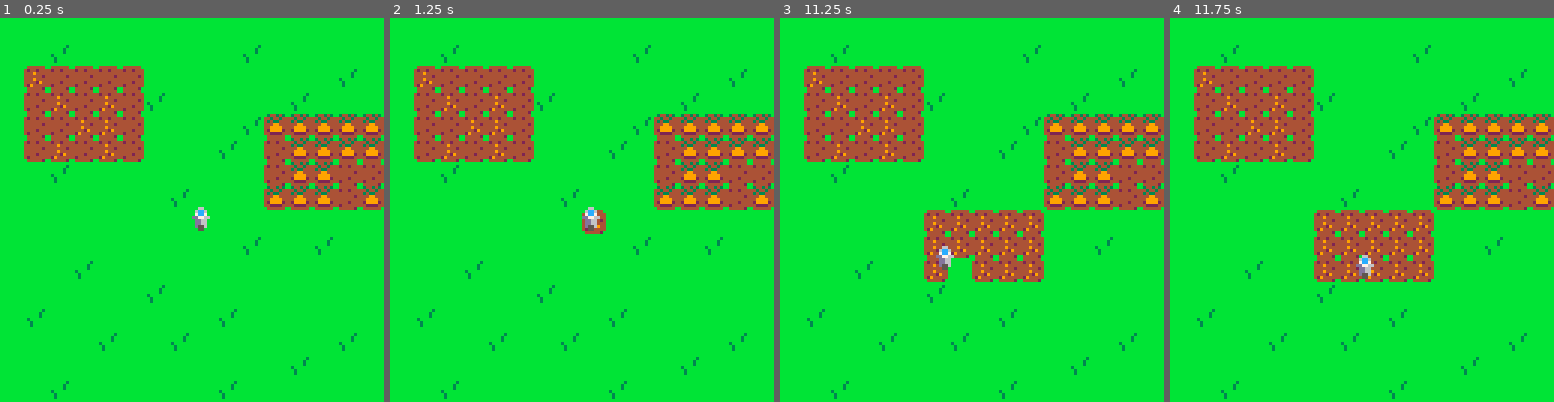
Above: before the commit, frames 1-4 (left to right).
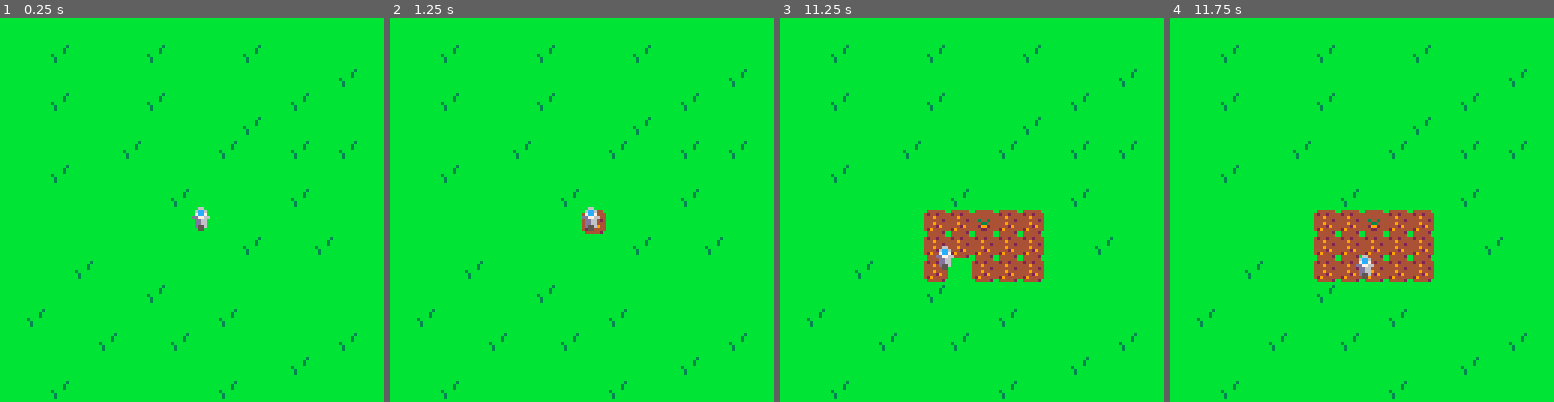
Above: after the commit, the same moments.

Repository: ritasker/SunDropHill
Game: PICO-8 cartridge sundrop_hill.p8
Same seed, same stepped clock (60 frames per second), same inputs: the game is played once before the commit and once after it.
Inputs:
- Up to frame 1 (0.25 s): no input
- Up to frame 2 (1.25 s): tap X (X key) at 1.07 s
- Up to frame 3 (11.25 s): hold Left 1.97-2.37 s; tap X (X key) every 0.33 s from 2.07 to 11.07 s; hold Down 2.42-2.82 s; hold Right 2.87-3.53 s; hold Up 3.58-4.08 s; hold Right 4.13-4.53 s; hold Down 4.58-5.08 s; hold Left 5.13-5.8 s; hold Up 5.85-6.18 s; hold Left 6.23-6.63 s; hold Down 6.68-7.08 s; hold Right 7.13-7.8 s; hold Up 7.85-8.35 s; hold Right 8.4-8.8 s; hold Down 8.85-9.35 s; hold Left 9.4-10.07 s; hold Up 10.12-10.45 s; hold Left 10.5-10.9 s; hold Down from 10.95 s (still down)
- Up to frame 4 (11.75 s): release Down at 11.35 s; tap X (X key) at 11.4, 11.73 s; hold Right from 11.4 s (still down)

The runs differ from the first frame. In frame 1, 15% of the frame differs, in the area x 6-100%, y 7-50%; in frame 2, 15%; in frame 3, 15%, in the area x 6-100%, y 7-57%; in frame 4, 15%.

Commit message:
Split code into seperate file, added seeds growing

Diff:
--- /dev/null
+++ b/entities/crops.lua
@@ -0,0 +1,36 @@
+function icrops()
+  seeds={}
+end
+
+function ucrops()
+  if btn(❎) then
+    plant_seeds()
+  end
+
+  grow_seeds()
+end
+
+function grow_seeds()
+  for s in all(seeds) do
+    s.tig+=1
+
+    if s.tig>300 then
+      mset(s.x,s.y,4)
+    end
+  end
+end
+
+function plant_seeds()
+  local ptx=flr((plr.x+4)/8)
+  local pty=flr((plr.y+4)/8)
+  local pt=mget(ptx,pty)
+
+  if pt==0 or pt==1 or pt==2 then
+   mset(ptx,pty,3)
+   add(seeds,{
+    x=ptx,
+    y=pty,
+    tig=0
+  })
+  end
+end
--- /dev/null
+++ b/entities/player.lua
@@ -0,0 +1,23 @@
+-- player --
+function iplr()
+  plr={
+    x=63,
+    y=63
+  }
+end
+
+function uplr() -- add new sprits for movement directions
+  if btn(➡️) then
+    plr.x+=1
+  elseif btn(⬅️) then
+    plr.x-=1
+  elseif btn(⬆️) then
+    plr.y-=1
+  elseif btn(⬇️) then
+    plr.y+=1
+  end
+end
+
+function dplr()
+  spr(12,plr.x,plr.y)
+end
--- a/sundrop_hill.p8
+++ b/sundrop_hill.p8
@@ -1,12 +1,17 @@
 pico-8 cartridge // http://www.pico-8.com
 version 42
 __lua__
+#include entities/crops.lua
+#include entities/player.lua
+
 function _init()
  iplr()
+ icrops()
 end
 
 function _update()
  uplr()
+ ucrops()
 end
 
 function _draw()
@@ -14,48 +19,8 @@
  map()
  dplr()
 end
--->8
--- player --
-
-function iplr()
- plr={
-  x=63,
-  y=63
- }
-end
-
-function uplr()
- -- move
- if btn(➡️) then
-  plr.x+=1
- elseif btn(⬅️) then
-  plr.x-=1
- elseif btn(⬆️) then
-  plr.y-=1
- elseif btn(⬇️) then
-  plr.y+=1
- end
-
- -- plant seeds
- local ptx=flr((plr.x+4)/8)
- local pty=flr((plr.y+4)/8)
-
- if btn(❎) then
-  local pt=mget(ptx,pty)
-
-  if pt==0 or pt==1 then
-   mset(ptx,pty,2)
-  elseif pt==2 then
-  	mset(ptx,pty,3)
-  end
- end
 
 
-end
-
-function dplr()
- spr(12,plr.x,plr.y)
-end
 __gfx__
 00000000000000000444444004444440044444400344343000000000000000000000000000000000000000000000000000066000000000000000000000000000
 000000000000003042442444424424444444444444344344000000000000000000000000000000000000000000000000006cc600000000000000000000000000
@@ -75,13 +40,13 @@
 00000000000000000000000000990000000000000000000000000000000000000000000000000000000000000000000000000000000000000000000000000000
 __map__
 0000000000000000000000000000000000000000000000000000000000000000000000000000000000000000000000000000000000000000000000000000000000000000000000000000000000000000000000000000000000000000000000000000000000000000000000000000000000000000000000000000000000000000
-0000010000000000000001000000000000000000000000000000000000000000000000000000000000000000000000000000000000000000000000000000000000000000000000000000000000000000000000000000000000000000000000000000000000000000000000000000000000000000000000000000000000000000
-0003020202020000000000000000010000000000000000000000000000000000000000000000000000000000000000000000000000000000000000000000000000000000000000000000000000000000000000000000000000000000000000000000000000000000000000000000000000000000000000000000000000000000
-0002030203020100000000000100000000000000000000000000000000000000000000000000000000000000000000000000000000000000000000000000000000000000000000000000000000000000000000000000000000000000000000000000000000000000000000000000000000000000000000000000000000000000
-0002020303020000000001050505050500000000000000000000000000000000000000000000000000000000000000000000000000000000000000000000000000000000000000000000000000000000000000000000000000000000000000000000000000000000000000000000000000000000000000000000000000000000
-0002030203020000000100020505050500000000000000000000000000000000000000000000000000000000000000000000000000000000000000000000000000000000000000000000000000000000000000000000000000000000000000000000000000000000000000000000000000000000000000000000000000000000
-0000010000000000000000020505020200000000000000000000000000000000000000000000000000000000000000000000000000000000000000000000000000000000000000000000000000000000000000000000000000000000000000000000000000000000000000000000000000000000000000000000000000000000
-0000000000000001000000050505020500000000000000000000000000000000000000000000000000000000000000000000000000000000000000000000000000000000000000000000000000000000000000000000000000000000000000000000000000000000000000000000000000000000000000000000000000000000
+0000010000000100000001000000000000000000000000000000000000000000000000000000000000000000000000000000000000000000000000000000000000000000000000000000000000000000000000000000000000000000000000000000000000000000000000000000000000000000000000000000000000000000
+0000000000000000000000000000010000000000000000000000000000000000000000000000000000000000000000000000000000000000000000000000000000000000000000000000000000000000000000000000000000000000000000000000000000000000000000000000000000000000000000000000000000000000
+0000010000000100000000000100000000000000000000000000000000000000000000000000000000000000000000000000000000000000000000000000000000000000000000000000000000000000000000000000000000000000000000000000000000000000000000000000000000000000000000000000000000000000
+0000000000000000000001000000000000000000000000000000000000000000000000000000000000000000000000000000000000000000000000000000000000000000000000000000000000000000000000000000000000000000000000000000000000000000000000000000000000000000000000000000000000000000
+0000000000010000000100000100010000000000000000000000000000000000000000000000000000000000000000000000000000000000000000000000000000000000000000000000000000000000000000000000000000000000000000000000000000000000000000000000000000000000000000000000000000000000
+0000010000000000000000000000000000000000000000000000000000000000000000000000000000000000000000000000000000000000000000000000000000000000000000000000000000000000000000000000000000000000000000000000000000000000000000000000000000000000000000000000000000000000
+0000000000000001000000000100000000000000000000000000000000000000000000000000000000000000000000000000000000000000000000000000000000000000000000000000000000000000000000000000000000000000000000000000000000000000000000000000000000000000000000000000000000000000
 0000000000000000000000000000000000000000000000000000000000000000000000000000000000000000000000000000000000000000000000000000000000000000000000000000000000000000000000000000000000000000000000000000000000000000000000000000000000000000000000000000000000000000
 0000000000000000000001000001000000000000000000000000000000000000000000000000000000000000000000000000000000000000000000000000000000000000000000000000000000000000000000000000000000000000000000000000000000000000000000000000000000000000000000000000000000000000
 0000000100000000000000000000000000000000000000000000000000000000000000000000000000000000000000000000000000000000000000000000000000000000000000000000000000000000000000000000000000000000000000000000000000000000000000000000000000000000000000000000000000000000
